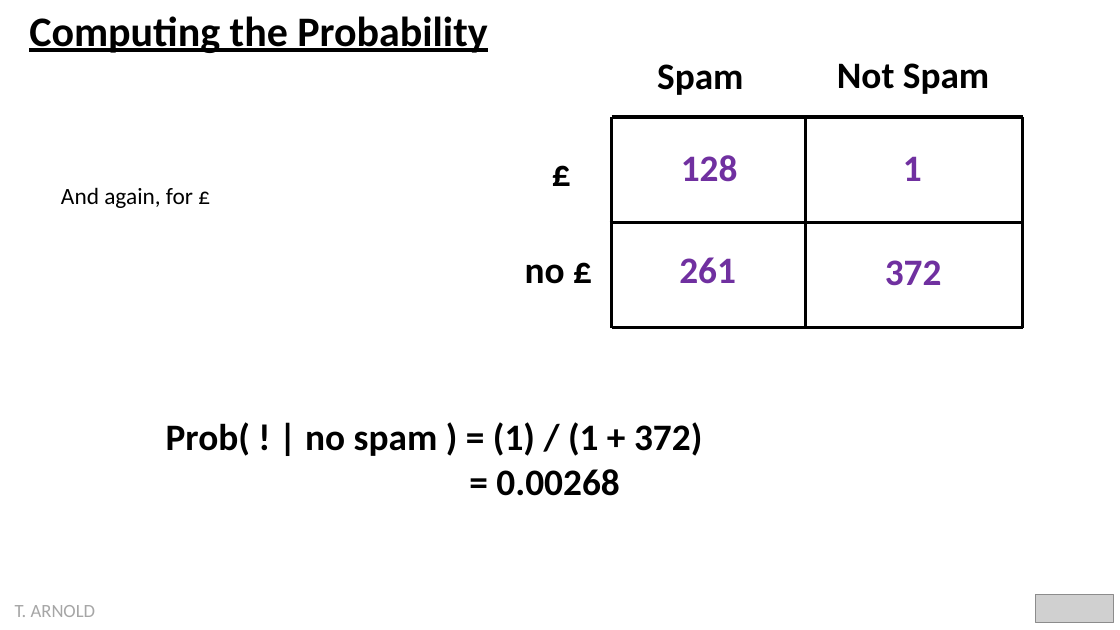
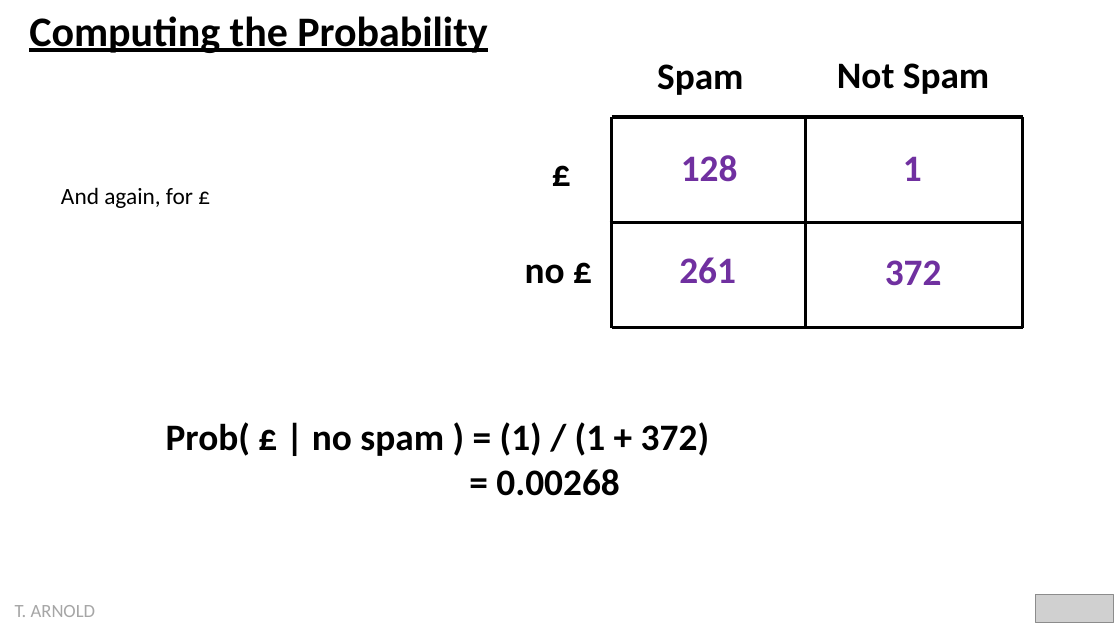
Before and after one commit to statsmaths/dsst389-s22, a slide deck: slide 15 of extra/naive_bayes.pptx. Drawn at 1120x630 pixels with LibreOffice and Linux fonts; fonts in the diff are those of the drawing; grey boxes stand for pictures. Boxes give left, top, right and bottom in pixels: in the first picture for what was removed or moved away, otherwise in the second. Text is boxed around its words. In the diff, an @@ line names an element or a change of style, - is before the commit and + after.

```diff
--- a/extra/naive_bayes.pptx
+++ b/extra/naive_bayes.pptx
@@ text at box(166, 422, 709, 456): text changed @@
-Prob( ! | no spam ) = (1) / (1 + 372)
+Prob( £ | no spam ) = (1) / (1 + 372)
```
Also in this commit, not shown: 2 other slides changed, 1 other file.
